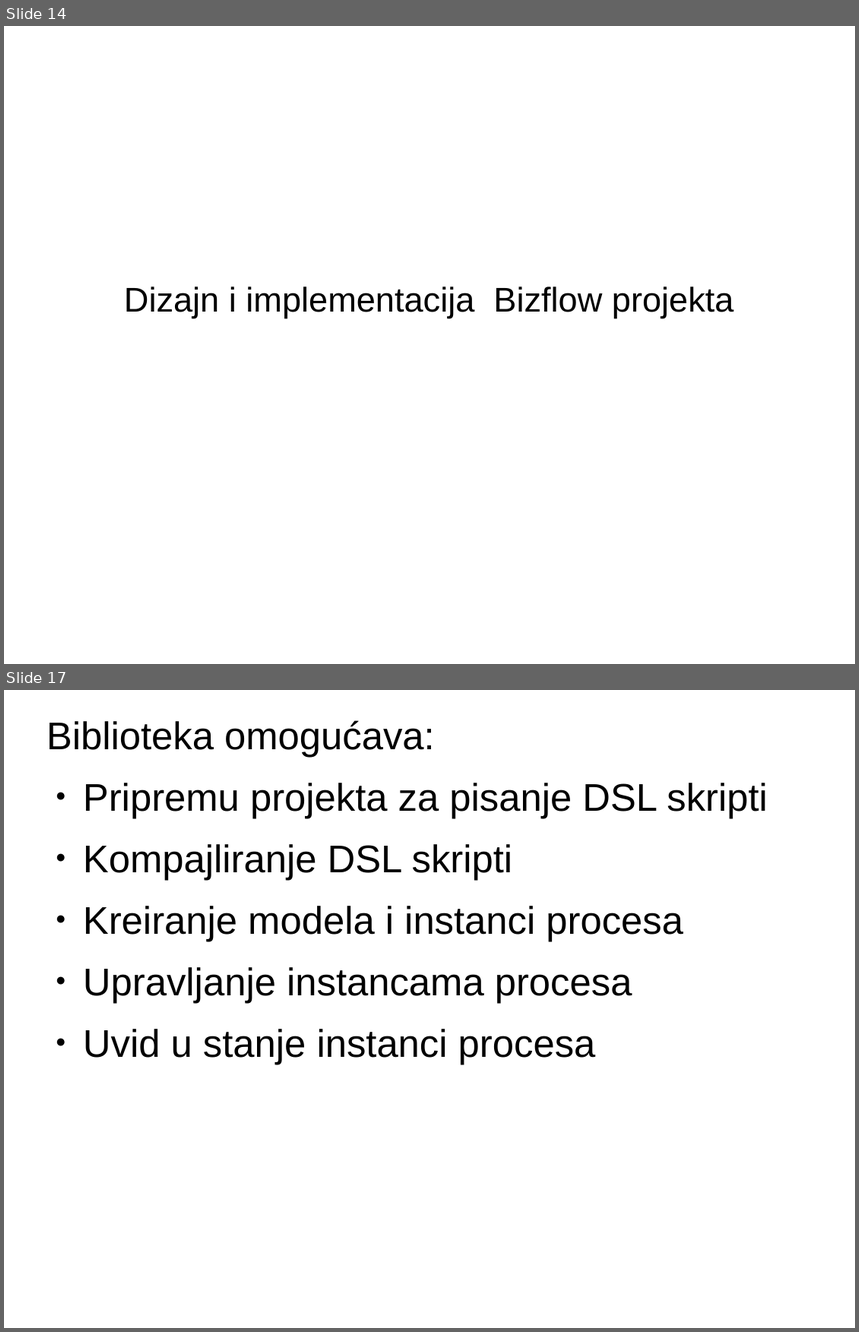
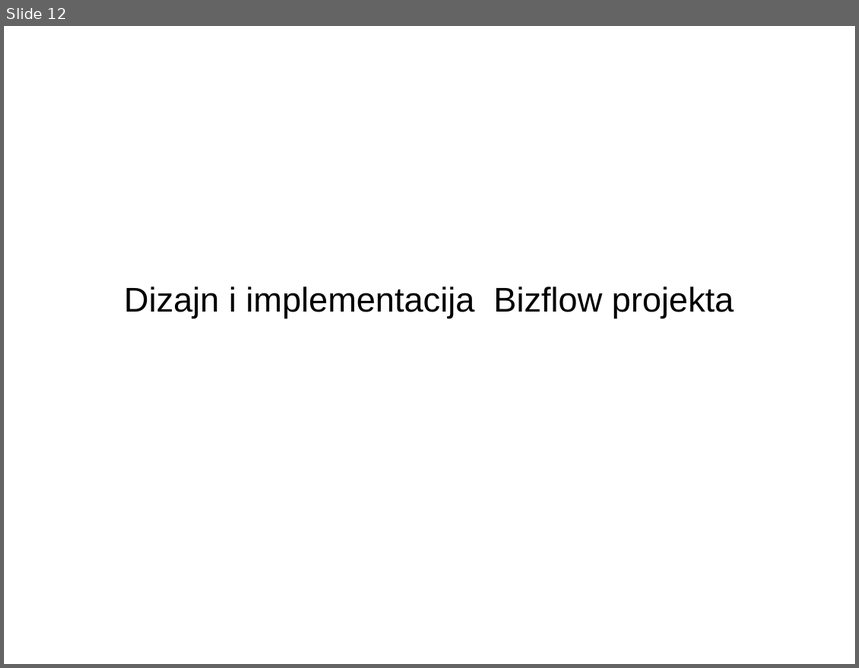
Before and after one commit to sljuka/bizflow, a slide deck: text/prezentacija.odp. Shown one above the other, each under a label of ours: slides 14 and 17 before the commit, slide 12 after it; the slides between them are not shown. The pictures are 859x1332 and 859x668 pixels, drawn with LibreOffice and Linux fonts; fonts in the diff are those of the drawing. Boxes give left, top, right and bottom in pixels: in the first picture for what was removed or moved away, otherwise in the second. Text is boxed around its words. In the diff, an @@ line names an element or a change of style, - is before the commit and + after.

```diff
--- a/text/prezentacija.odp
+++ b/text/prezentacija.odp
@@ slide 17 removed at [4, 690, 855, 1328], background #FFFFFF @@
@@ text removed at [47, 720, 768, 1065] @@
-Biblioteka omogućava:
-● Pripremu projekta za pisanje DSL skripti
-● Kompajliranje DSL skripti
-● Kreiranje modela i instanci procesa
-● Upravljanje instancama procesa
-● Uvid u stanje instanci procesa
@@ what was slide 14 is now slide 12 @@
```
Also in this commit, not shown: 8 slides changed, 2 slides added, 5 other slides removed, 1 other file.
